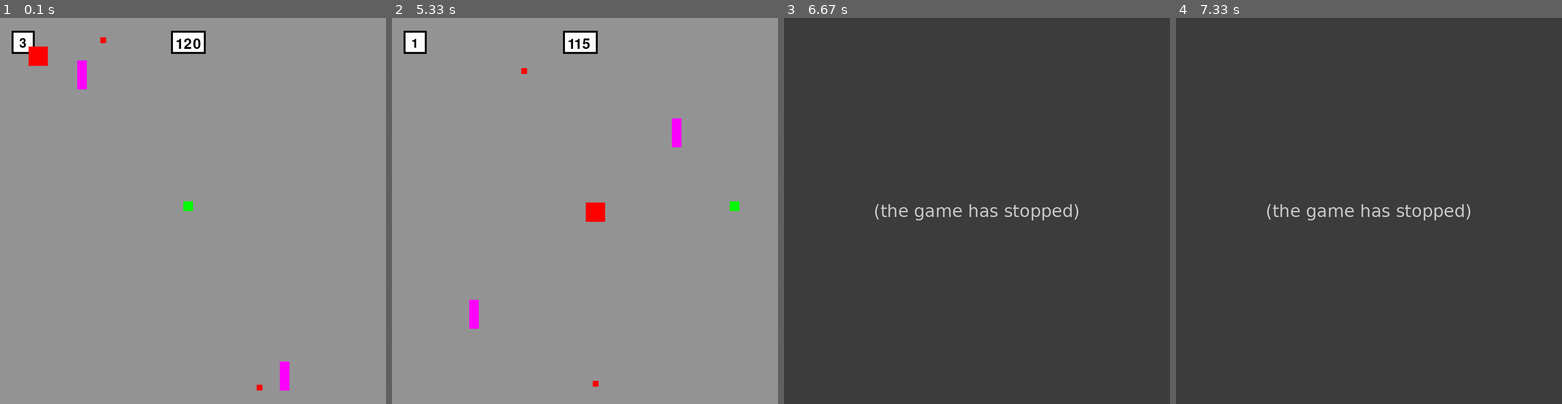
Above: before the commit, frames 1-4 (left to right).
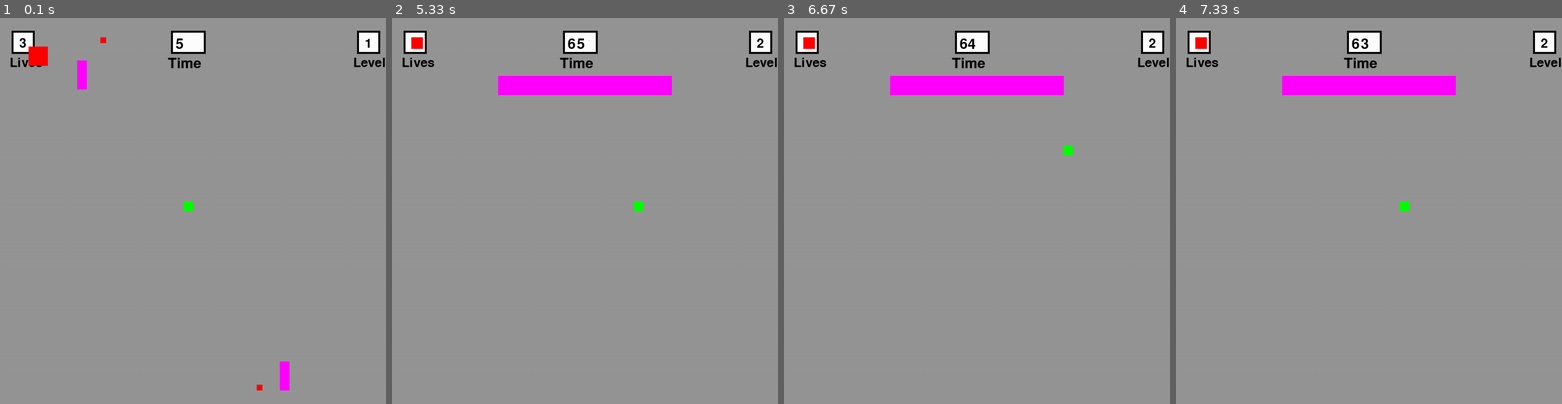
Above: after the commit, the same moments.

Repository: michaeljurkojc88-cloud/Michael-Jurkojc-ICS3U
Game: pygame game, started from survive 120 seconds.py
Same seed, same stepped clock (60 frames per second), same inputs: the game is played once before the commit and once after it.
Inputs:
- Up to frame 1 (0.1 s): no input
- Up to frame 2 (5.33 s): hold D 0.33-0.8 s; hold W 0.83-1.13 s; hold D 1.17-1.63 s; hold A 1.67-2.2 s; hold S 2.23-2.53 s; hold A 2.57-2.97 s; hold W 3-3.37 s; hold D 3.4-4.03 s; hold D 4.07-4.43 s; hold A 4.47-4.93 s; hold D from 4.97 s (still down)
- Up to frame 3 (6.67 s): release D at 5.43 s; hold W 5.47-5.77 s; hold D 5.8-6.27 s; hold A from 6.3 s (still down)
- Up to frame 4 (7.33 s): release A at 6.83 s; hold S 6.87-7.17 s; hold A from 7.2 s (still down)

The runs differ from the first frame. In frame 1, 0.8% of the frame differs, in the area x 2-100%, y 3-13%; in frame 2, 4.0%; in frame 3, 100%; in frame 4, 100%, in the area x 0-100%, y 0-100%.
Before the commit the program exited at 6.58 s; later frames show no game.

Commit message:
Update survive 120 seconds.py
wanted to add level 2 (having troubles)

Diff:
--- a/survive 120 seconds.py
+++ b/survive 120 seconds.py
@@ -1,4 +1,6 @@
 import pygame
+
+import random
 
 pygame.init()
 
@@ -25,18 +27,23 @@
 enemy_y = 50
 enemy_x = 50
 enemy_speed = 4
+enemy_size = 50
 
 enemy2_x = 200
 enemy2_y = 50
 enemy2_bottom = False
 enemy2_top = True
 enemy2_speed = 10
+enemy2_height = 75
+enemy2_width = 25
 
 enemy3_x = 725
 enemy3_y = 950
 enemy3_top = False
 enemy3_bottom = True
 enemy3_speed = 10
+enemy3_height = 75
+enemy3_width = 25
 
 player_y = 475
 player_x = 475
@@ -46,11 +53,16 @@
 
 enemy_bullet_speed = 10
 bullet_active = False
+bullet_size = 15
 
 enemy_bullet2_speed = 10
 bullet2_active = False
-
-time = 120
+bullet2_size = 15
+
+time = 5
+
+level = 1
+
 win = False
 
 COUNTDOWN_EVENT = pygame.USEREVENT + 1
@@ -65,18 +77,13 @@
             if time > 0:
                 time -= 1
 
-            elif time <= 0:
-                win = True
-            if win == True:
-                font = pygame.font.SysFont(None, 48)
-                message = font.render("YOU WIN!", True, BLACK)
-                screen.blit(message, (425, 180))
-                speed = 0
-                enemy_speed = 0
-                enemy2_speed = 0
-                enemy3_speed = 0
-
     keys = pygame.key.get_pressed()
+
+    """
+    ================================
+    Player movements and boundries
+    ================================
+    """
 
     if keys[pygame.K_w]:
         player_y = player_y - speed
@@ -101,6 +108,12 @@
 
     if player_y > SCREEN_HEIGHT - player_size:
         player_y = SCREEN_HEIGHT - player_size
+
+    """
+    ================================
+    Enemy projectiles
+    ================================
+    """
 
     if not bullet_active:
         bullet_x = enemy2_x
@@ -125,19 +138,31 @@
                 bullet2_active = False
 
     if bullet_active:
-        pygame.draw.rect(screen, RED, (bullet_x, bullet_y, 15, 15))
+        pygame.draw.rect(screen, RED, (bullet_x, bullet_y, bullet_size, bullet_size))
 
     if bullet2_active:
-        pygame.draw.rect(screen, RED, (bullet2_x, bullet2_y, 15, 15))
-
-    player_rect = pygame.Rect(player_x, player_y, 25, 25)
-
-    enemy_rect = pygame.Rect(enemy_x, enemy_y, 50, 50)
-    enemy2_rect = pygame.Rect(enemy2_x, enemy2_y, 25, 75)
-    enemy3_rect = pygame.Rect(enemy3_x, enemy3_y, 25, 75)
-
-    bullet_rect = pygame.Rect(bullet_x,bullet_y,15,15)
-    bullet_rect2 = pygame.Rect(bullet2_x,bullet2_y,15,15)
+        pygame.draw.rect(screen, RED, (bullet2_x, bullet2_y, bullet2_size, bullet2_size))
+
+    """
+    ================================
+    Creating the bullets
+    ================================
+    """
+
+    player_rect = pygame.Rect(player_x, player_y, player_size, player_size)
+
+    enemy_rect = pygame.Rect(enemy_x, enemy_y, enemy_size, enemy_size)
+    enemy2_rect = pygame.Rect(enemy2_x, enemy2_y, enemy2_width, enemy2_height)
+    enemy3_rect = pygame.Rect(enemy3_x, enemy3_y, enemy2_width, enemy2_height)
+
+    bullet_rect = pygame.Rect(bullet_x, bullet_y, bullet_size, bullet_size)
+    bullet_rect2 = pygame.Rect(bullet2_x, bullet2_y, bullet2_size, bullet2_size)
+
+    """
+    ================================
+    Collisions
+    ================================
+    """
 
     if bullet_rect.colliderect(player_rect):
         lifes -= 1
@@ -175,6 +200,11 @@
             bullet2_active = False
             bullet_active = False
 
+    """
+    ================================
+    Enemy movments
+    ================================
+    """
 
     if enemy_x < player_x:
         enemy_x += enemy_speed
@@ -209,6 +239,12 @@
             enemy3_bottom = False
             enemy3_top = True
 
+    """
+    ================================
+    Life counter
+    ================================
+    """
+
     pygame.draw.rect(screen, BLACK, (30, 33, 60, 60))
     pygame.draw.rect(screen, WHITE, (35, 38, 50, 50))
 
@@ -216,6 +252,16 @@
     message = font.render(f"{lifes}", True, BLACK)
     screen.blit(message, (50, 50))
 
+    font = pygame.font.SysFont(None, 48)
+    message = font.render(f"Lives", True, BLACK)
+    screen.blit(message, (25, 100))
+
+    """
+    ================================
+    Timer
+    ================================
+    """
+
     pygame.draw.rect(screen, BLACK, (443, 33, 90, 60))
     pygame.draw.rect(screen, WHITE, (448, 38, 80, 50))
 
@@ -223,10 +269,109 @@
     message = font.render(f"{time}", True, BLACK)
     screen.blit(message, (455, 50))
 
-    pygame.draw.rect(screen, RED, (enemy_x, enemy_y, 50, 50))
+    font = pygame.font.SysFont(None, 55)
+    message = font.render(f"Time", True, BLACK)
+    screen.blit(message, (435, 100))
+
+    """
+    ================================
+    Level
+    ================================
+    """
+
+    pygame.draw.rect(screen, BLACK, (925, 33, 60, 60))
+    pygame.draw.rect(screen, WHITE, (930, 38, 50, 50))
+
+    font = pygame.font.SysFont(None, 48)
+    message = font.render(f"{level}", True, BLACK)
+    screen.blit(message, (945, 50))
+
+    font = pygame.font.SysFont(None, 48)
+    message = font.render(f"Level", True, BLACK)
+    screen.blit(message, (915, 100))
+
+    """
+    ================================
+    Drawing enemies and player
+    ================================
+    """
+
+    pygame.draw.rect(screen, RED, (enemy_x, enemy_y, enemy_size, enemy_size))
     pygame.draw.rect(screen, GREEN, (player_x, player_y, player_size, player_size))
-    pygame.draw.rect(screen, PURPLE, (enemy2_x, enemy2_y, 25, 75))
-    pygame.draw.rect(screen, PURPLE, (enemy3_x, enemy3_y, 25, 75))
+    pygame.draw.rect(screen, PURPLE, (enemy2_x, enemy2_y, enemy2_width, enemy2_height))
+    pygame.draw.rect(screen, PURPLE, (enemy3_x, enemy3_y, enemy3_width, enemy3_height))
+
+    if time <= 0:
+        enemy_x = 50
+        enemy_y = 50
+
+        enemy_size = 30
+
+        enemy2_x = 275
+        enemy2_y = 150
+
+        enemy2_height = 50
+        enemy2_width = 450
+
+        enemy3_heigth = 0
+        enemy3_width = 0
+        bullet_size = 0
+        bullet2_size = 0
+        bullet_y = 0
+        bullet_x = 0
+        bullet2_y = 0
+        bullet2_x = 0
+
+        enemy_speed = 0
+        enemy2_speed = 0
+        enemy3_speed = 0
+        enemy_bullet_speed = 0
+        enemy_bullet2_speed = 0
+
+        player_x = 475
+        player_y = 475
+
+        level += 1
+
+        lifes += 1
+
+        time = 65
+
+        if level == 2:
+            if time <= 60:
+                enemy_speed = 4
+                enemy2_speed = 10
+
+                player_rect = pygame.Rect(player_x, player_y, player_size, player_size)
+
+                enemy_rect = pygame.Rect(enemy_x, enemy_y, enemy_size, enemy_size)
+                enemy2_rect = pygame.Rect(enemy2_x, enemy2_y, enemy2_width, enemy2_height)
+
+                if enemy_x < player_x:
+                    enemy_x += enemy_speed
+                elif enemy_x > player_x:
+                    enemy_x -= enemy_speed
+                if enemy_y < player_y:
+                    enemy_y += enemy_speed
+                elif enemy_y > player_y:
+                    enemy_y -= enemy_speed
+
+                if enemy2_bottom == False:
+                    enemy2_y += enemy2_speed
+                    if enemy2_y == 850:
+                        enemy2_top = False
+                        enemy2_bottom = True
+
+                if enemy2_top == False:
+                    enemy2_y -= enemy2_speed
+                    if enemy2_y == 150:
+                        enemy2_bottom = False
+                        enemy2_top = True
+
+                pygame.draw.rect(screen, RED, (enemy_x, enemy_y, enemy_size, enemy_size))
+                pygame.draw.rect(screen, PURPLE, (enemy2_x, enemy2_y, enemy2_width, enemy2_height))
+
+
 
     pygame.display.flip()
 
